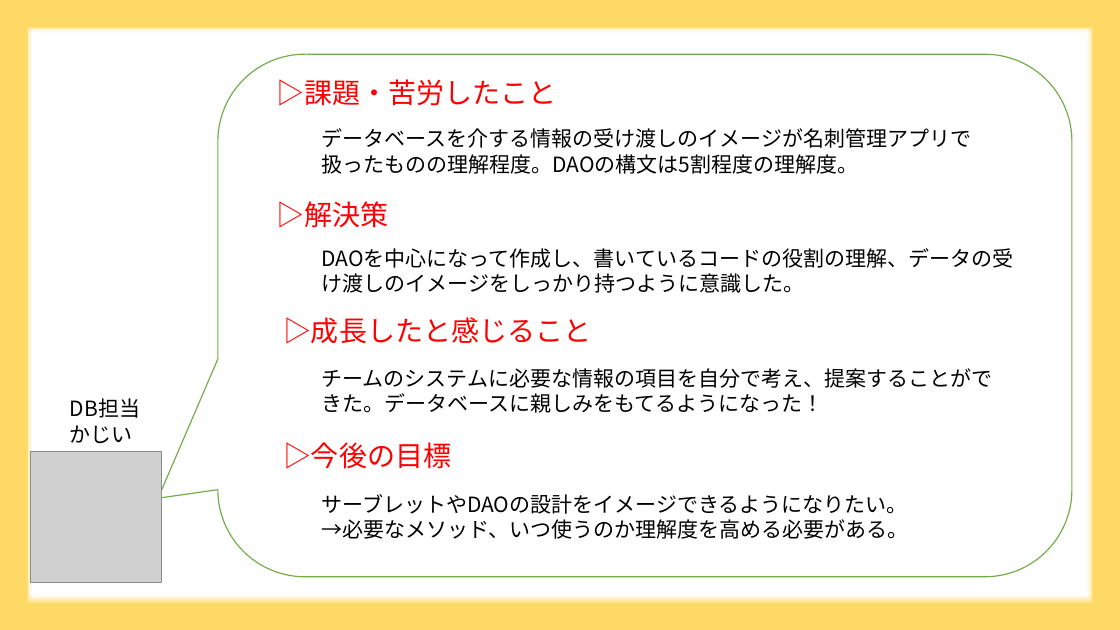
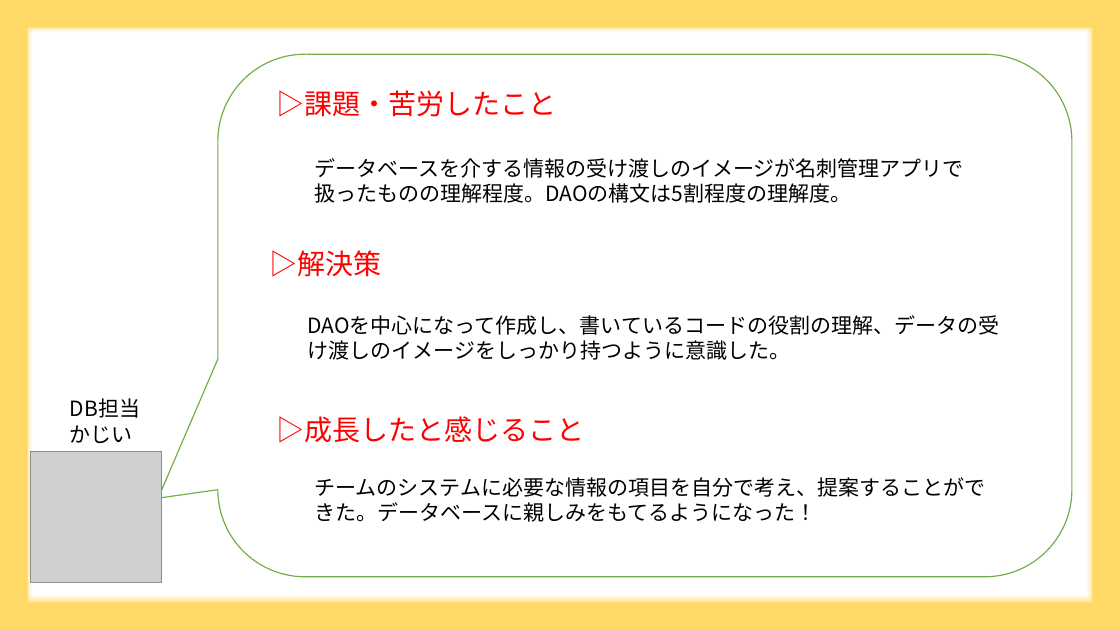
Before and after one commit to DOJO-2021/A-1, a slide deck: slide 14 of document/成果発表_平和島.pptx (slide 15 before the commit). Drawn at 1120x630 pixels with LibreOffice and Linux fonts; fonts in the diff are those of the drawing; grey boxes stand for pictures. Boxes give left, top, right and bottom in pixels: in the first picture for what was removed or moved away, otherwise in the second. Text is boxed around its words. In the diff, an @@ line names an element or a change of style, - is before the commit and + after.

```diff
--- a/document/成果発表_平和島.pptx
+++ b/document/成果発表_平和島.pptx
@@ text "▷課題・苦労したこと": place and size @@
-text "▷課題・苦労したこと" at <box>277,79,557,106</box>
+text "▷課題・苦労したこと" at <box>277,90,557,117</box>
@@ text "データベースを介する情報の受け渡しのイメージが名刺管理アプリで扱ったものの理解程度。DAOの構文は5割程度の理解度。": place and size @@
-text "データベースを介する情報の受け渡しのイメージが名刺管理アプリで扱ったものの理解程度。DAOの構文は5割程度の理解度。" at <box>321,128,971,174</box>
+text "データベースを介する情報の受け渡しのイメージが名刺管理アプリで扱ったものの理解程度。DAOの構文は5割程度の理解度。" at <box>314,158,964,203</box>
@@ text "▷解決策": place and size @@
-text "▷解決策" at <box>277,201,389,228</box>
+text "▷解決策" at <box>270,250,382,277</box>
@@ text "DAOを中心になって作成し、書いているコードの役割の理解、データの受け渡しのイメージをしっかり持つように意識した。": place and size @@
-text "DAOを中心になって作成し、書いているコードの役割の理解、データの受け渡しのイメージをしっかり持つように意識した。" at <box>322,248,1014,293</box>
+text "DAOを中心になって作成し、書いているコードの役割の理解、データの受け渡しのイメージをしっかり持つように意識した。" at <box>308,315,1000,360</box>
@@ text "▷成長したと感じること": place and size @@
-text "▷成長したと感じること" at <box>283,317,591,344</box>
+text "▷成長したと感じること" at <box>277,416,585,443</box>
@@ text removed at <box>283,442,451,469</box> @@
-▷今後の目標
@@ text "チームのシステムに必要な情報の項目を自分で考え、提案することができた。データベースに親しみをもてるようになった！": place and size @@
-text "チームのシステムに必要な情報の項目を自分で考え、提案することができた。データベースに親しみをもてるようになった！" at <box>321,368,992,413</box>
+text "チームのシステムに必要な情報の項目を自分で考え、提案することができた。データベースに親しみをもてるようになった！" at <box>314,477,985,522</box>
@@ text removed at <box>322,494,909,539</box> @@
-サーブレットやDAOの設計をイメージできるようになりたい。
-→必要なメソッド、いつ使うのか理解度を高める必要がある。
```
Also in this commit, not shown: 11 other slides changed.
